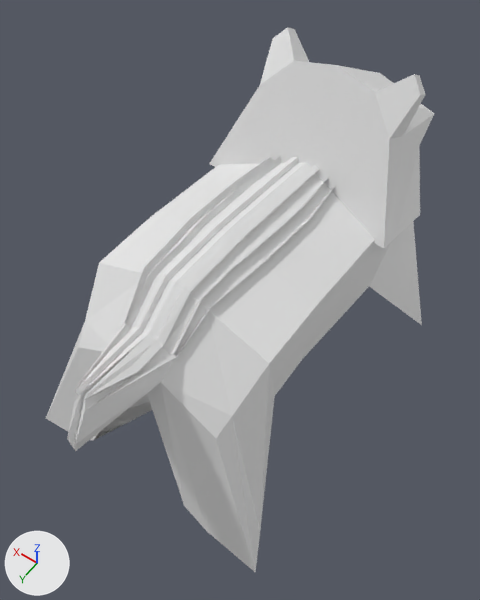
Renders of the Blender file files/models/chip.blend from each side of a commit.
The view is the same before and after, from a 50 mm lens placed at (-0.89, 1.33, 2.54), pointed at (0.01, 0.06, 0.56). The axes (+X, +Y, +Z) are drawn at lower left. The lights are the same throughout.

Script lines for the objects in view, before the commit:
```python
me_cube_001 = bpy.data.meshes.new('Cube.001')
me_cube_001.from_pydata(...)  # 253 vertices, 230 faces, 2 loose edges; spans x -0.61..0.79, y -1.11..1.22, z 0.02..1.85
ob_body = bpy.data.objects.new('Body', me_cube_001)
ob_body.location = (0.09, 0.0, -0.007)
ob_body.rotation_euler = (0.0, 0.0, -3.142)  # degrees (0, 0, -180)
ob_body.scale = (0.771, 0.809, 0.689)
```
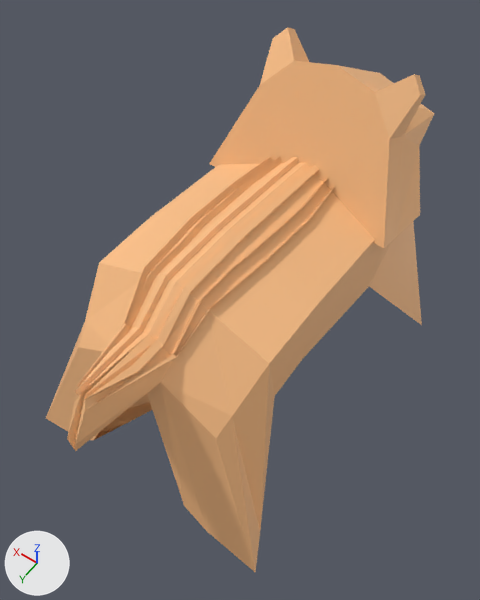
Changed parts and their boxes (x1, y1, x2, y2) in the pictures (480 x 600 px):
'Body', recoloured (white to beige): (46, 27, 434, 572) in both

The change in detail:
Picture 'chip' (img_chip) is new.
Material 'Material' (mat_material) is new.
Its texture is img_chip.
me_cube_001 has 253 vertices, 230 faces, 2 loose edges and spans x -0.61..0.79, y -1.11..1.22, z 0.02..1.85.
me_cube_001 now uses material mat_material (picture img_chip).
